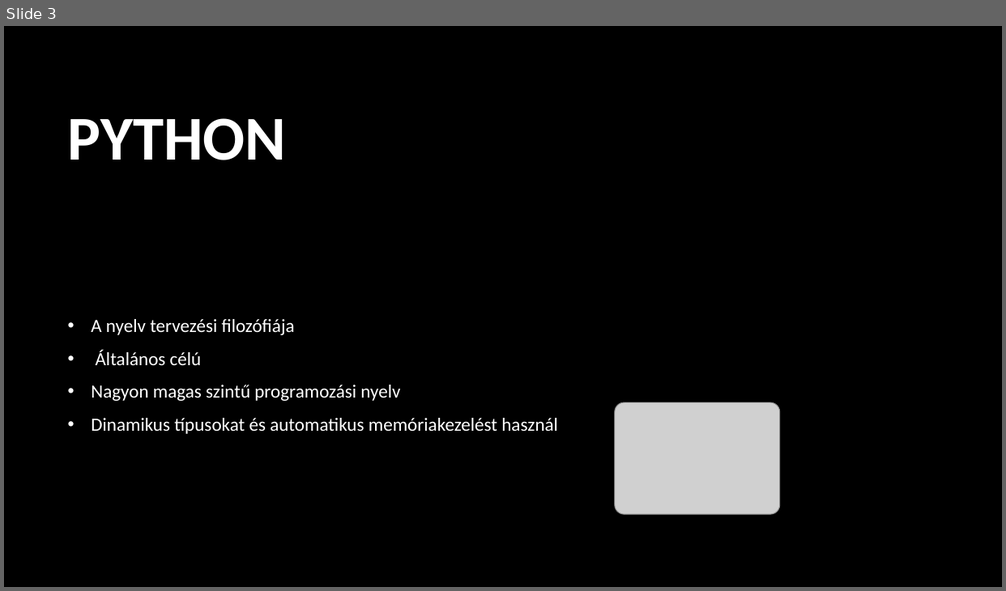
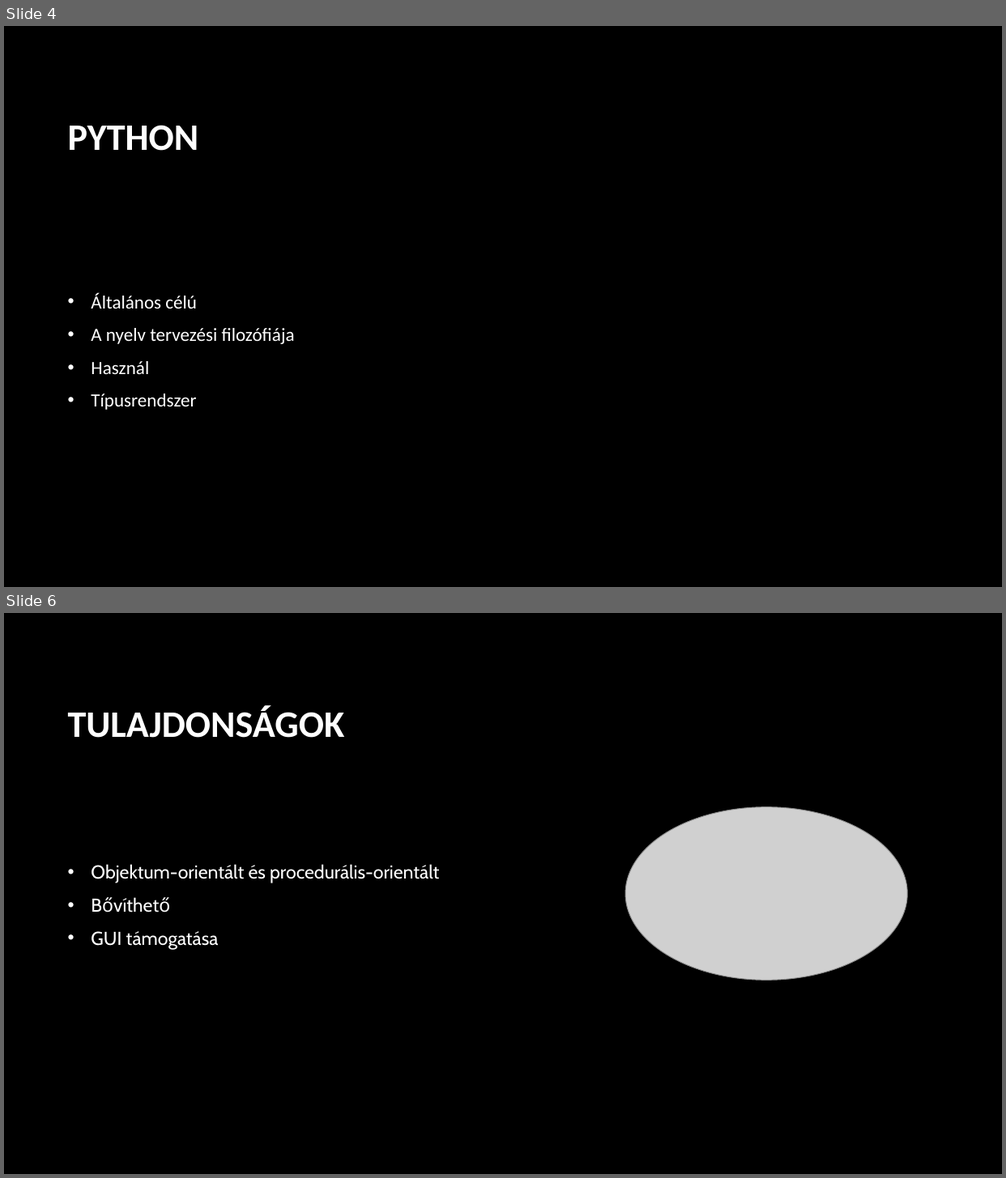
Before and after one commit to Andor1298/ikt-ppt, a slide deck: Python.pptx. Shown one above the other, each under a label of ours: slide 3 before the commit, slides 4 and 6 after it; the slides between them are not shown. The pictures are 1006x591 and 1006x1178 pixels, drawn with LibreOffice and Linux fonts; fonts in the diff are those of the drawing; grey boxes stand for pictures; background and template pictures are left out. Boxes give left, top, right and bottom in pixels: in the first picture for what was removed or moved away, otherwise in the second. Text is boxed around its words. In the diff, an @@ line names an element or a change of style, - is before the commit and + after.

```diff
--- a/Python.pptx
+++ b/Python.pptx
@@ slide 6 added at [4, 613, 1002, 1174], background picture (left out) @@
@@ title added at [68, 706, 345, 738], 36 pt, text #FFFFFF, bold @@
+TULAJDONSÁGOK
@@ picture added at [625, 807, 908, 980] @@
@@ text added at [91, 864, 439, 950], 18 pt, text #FFFFFF @@
+• Objektum-orientált és procedurális-orientált
+• Bővíthető
+• GUI támogatása
@@ what was slide 3 is now slide 4 @@
@@ slide 4 changed as well @@
@@ title "PYTHON" at [68, 125, 199, 151]: size 60 to 36 pt @@
@@ text "Általános célú": place and size @@
-text "Általános célú" at [91, 319, 558, 434]
+text "Általános célú" at [91, 292, 295, 410]
@@ text at [91, 292, 197, 309]: paragraph added @@
+• Általános célú
@@ text at [91, 361, 196, 410]: text changed @@
-• Általános célú
-• Nagyon magas szintű programozási nyelv
-• Dinamikus típusokat és automatikus memóriakezelést használ
+• Használ
+• Típusrendszer
@@ picture removed at [615, 403, 780, 515] @@
```
Also in this commit, not shown: 4 other slides changed, 2 other slides added, 2 slides removed.
